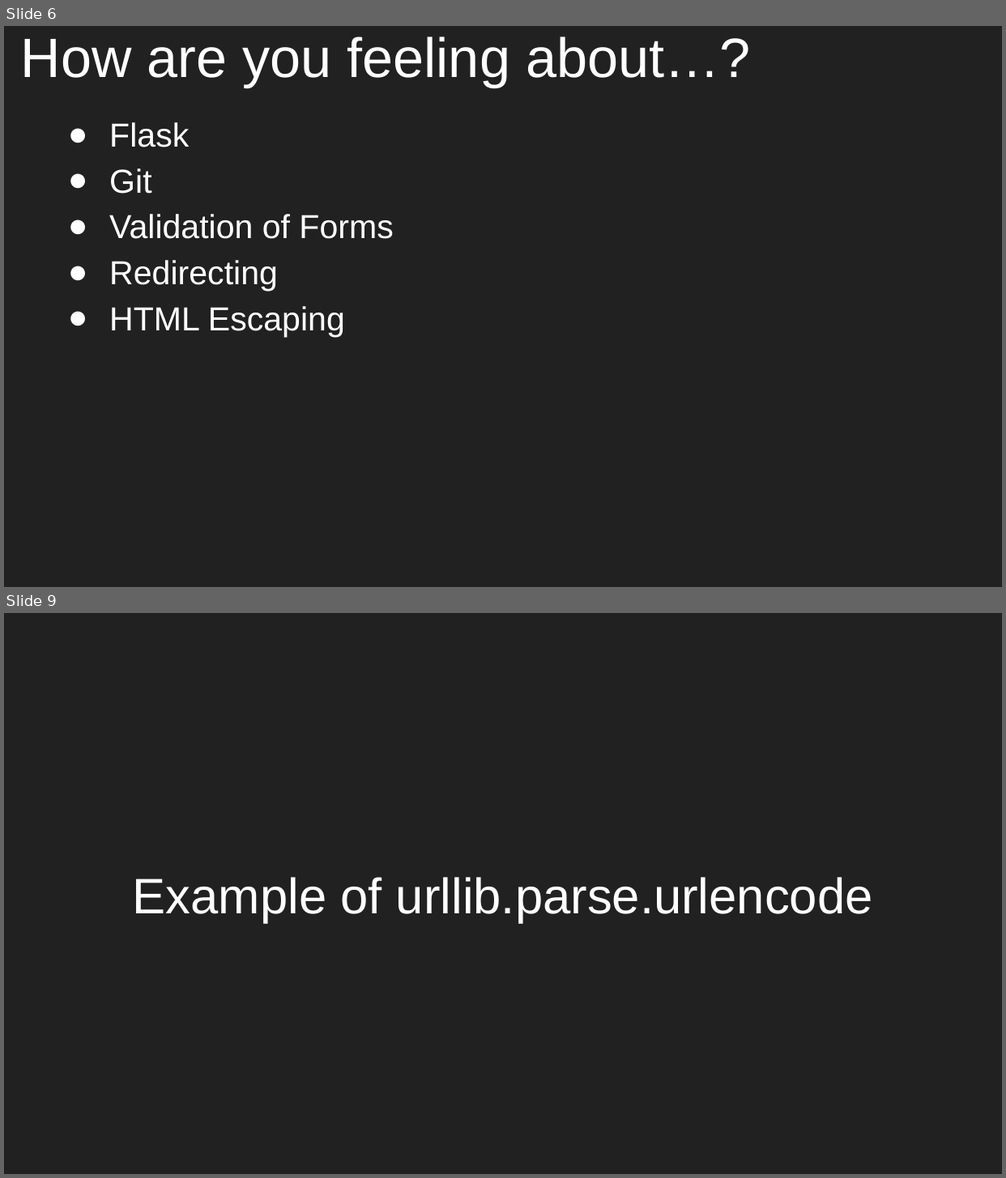
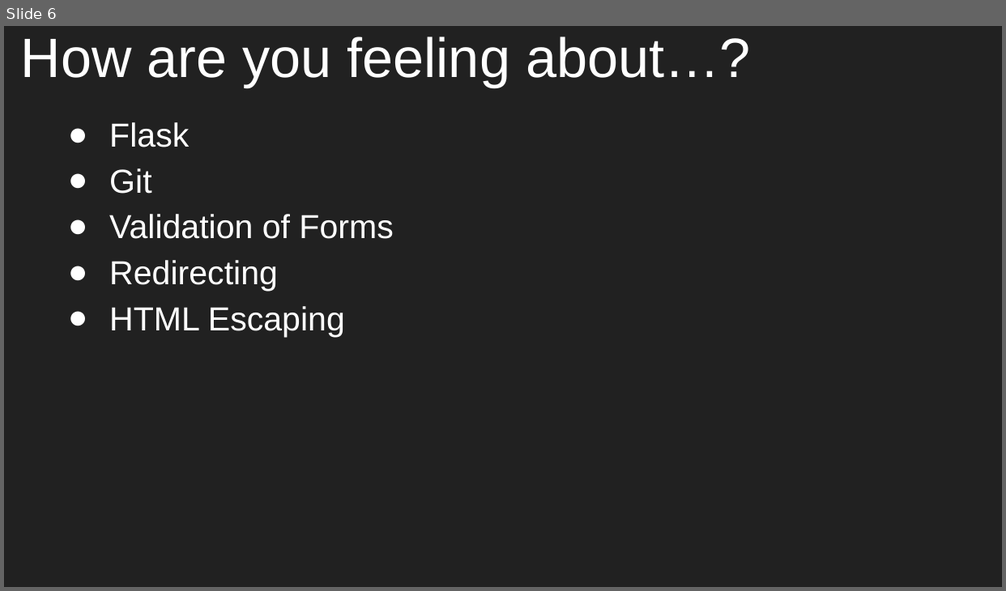
Before and after one commit to aleesham/lc101-unit2, a slide deck: slides/Unit 2 - LC 101 - Class 5.pptx. Shown one above the other, each under a label of ours: slides 6 and 9 before the commit, slide 6 after it; the slides between them are not shown. The pictures are 1006x1178 and 1006x591 pixels, drawn with LibreOffice and Linux fonts; fonts in the diff are those of the drawing. Boxes give left, top, right and bottom in pixels: in the first picture for what was removed or moved away, otherwise in the second. Text is boxed around its words. In the diff, an @@ line names an element or a change of style, - is before the commit and + after.

```diff
--- a/slides/Unit 2 - LC 101 - Class 5.pptx
+++ b/slides/Unit 2 - LC 101 - Class 5.pptx
@@ slide 9 removed at (4, 613, 1002, 1174), background #212121 @@
@@ title removed at (133, 877, 873, 922) @@
-Example of urllib.parse.urlencode
```
Also in this commit, not shown: 1 slide changed, 2 slides added, 2 other slides removed, 1 other file.
